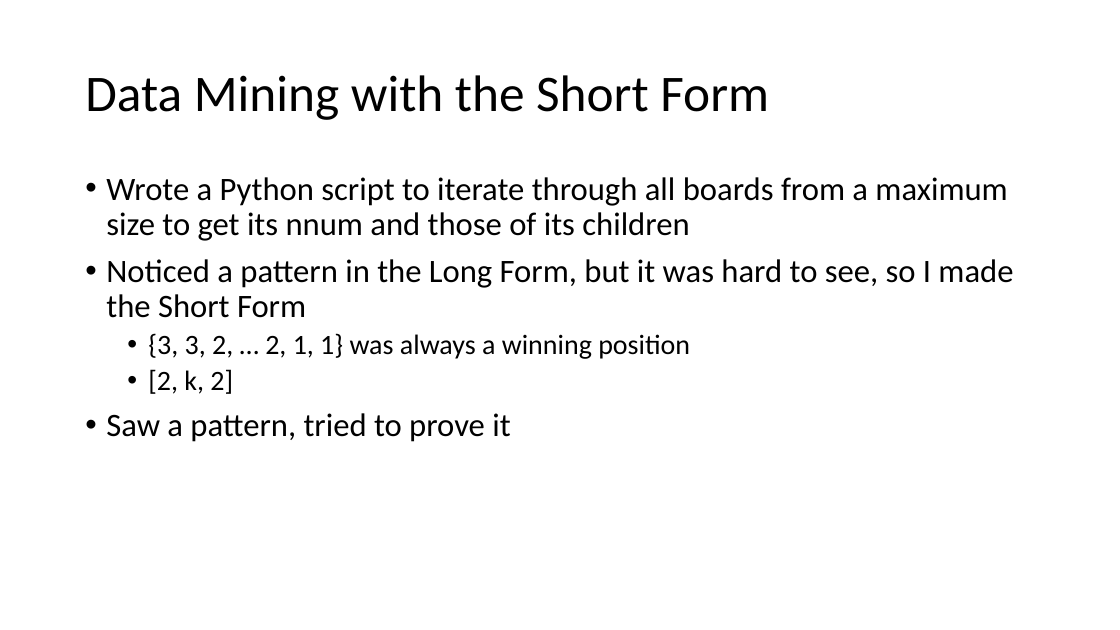
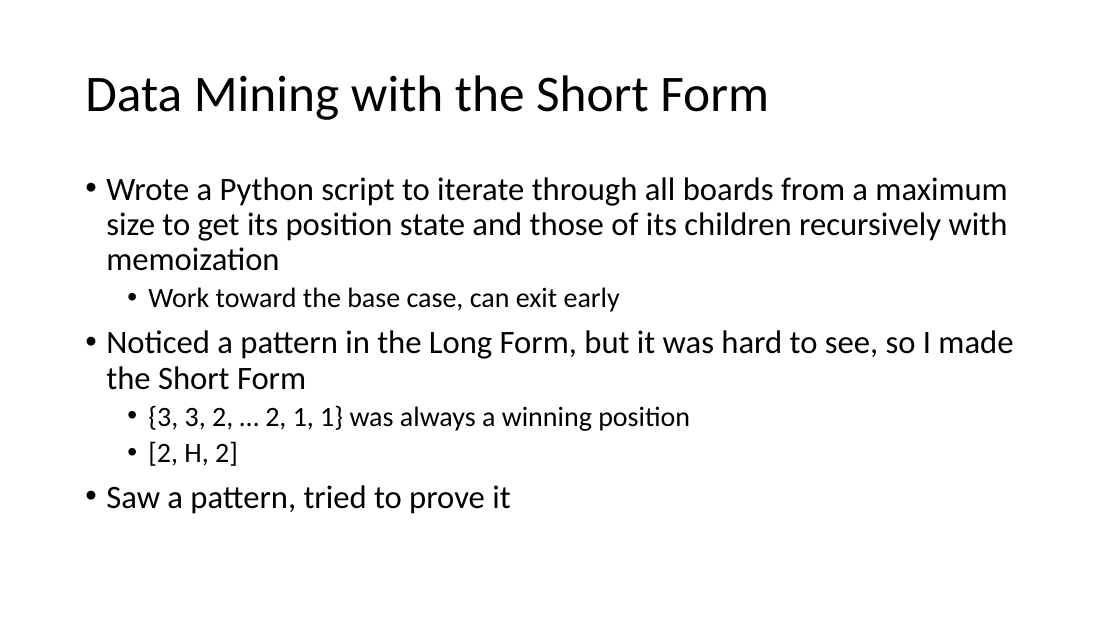
Before and after one commit to EzraSkwarka/Math-Capstone, a slide deck: slide 10 of Presentation/Mat Cap draft.pptx. Drawn at 1120x630 pixels with LibreOffice and Linux fonts; fonts in the diff are those of the drawing. Boxes give left, top, right and bottom in pixels: in the first picture for what was removed or moved away, otherwise in the second. Text is boxed around its words. In the diff, an @@ line names an element or a change of style, - is before the commit and + after.

```diff
--- a/Presentation/Mat Cap draft.pptx
+++ b/Presentation/Mat Cap draft.pptx
@@ text at <box>106,177,1008,312</box>: text changed @@
-• Wrote a Python script to iterate through all boards from a maximum size to get its nnum and those of its children
+• Wrote a Python script to iterate through all boards from a maximum size to get its position state and those of its children recursively with memoization
+  • Work toward the base case, can exit early
@@ text at <box>148,441,238,466</box>: text changed @@
-  • [2, k, 2]
+  • [2, H, 2]
```
Also in this commit, not shown: 7 other slides changed, 17 slides added, 1 slide removed.
